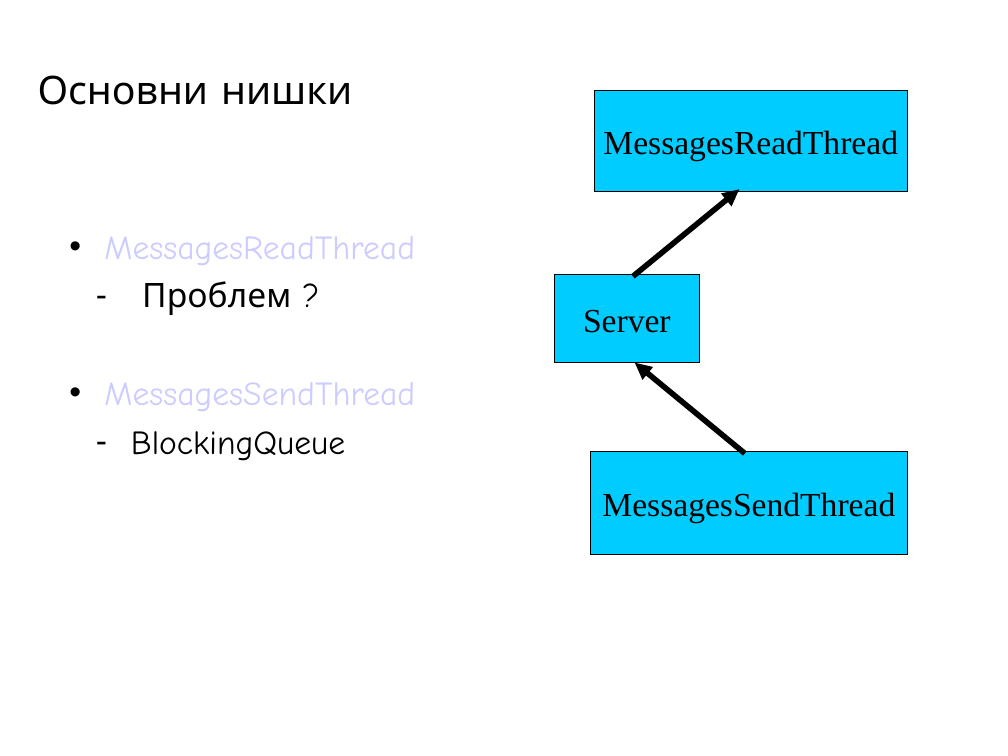
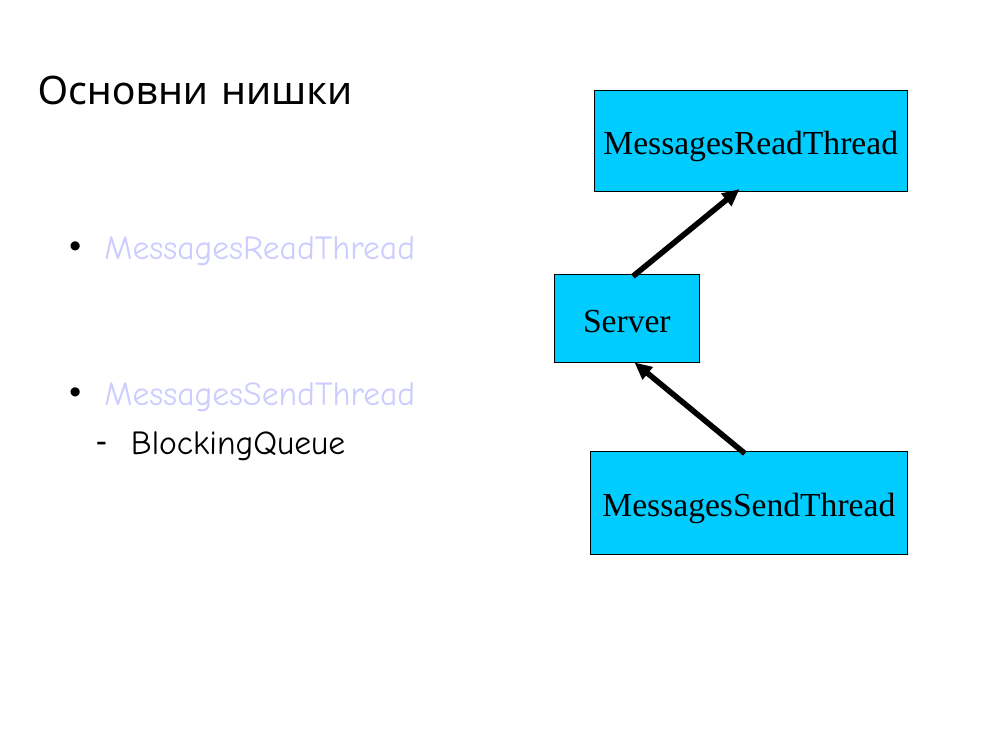
Before and after one commit to sukkw/java_course, a slide deck: slide 15 of ServerSide/chat.ppt (slide 18 before the commit). Drawn at 1008x756 pixels with LibreOffice and Linux fonts; fonts in the diff are those of the drawing; background and template pictures are left out. Boxes give left, top, right and bottom in pixels: in the first picture for what was removed or moved away, otherwise in the second. Text is boxed around its words. In the diff, an @@ line names an element or a change of style, - is before the commit and + after.

```diff
--- a/ServerSide/chat.ppt
+++ b/ServerSide/chat.ppt
@@ text at (142, 281, 291, 315): paragraph removed @@
-  – Проблем ?
```
Also in this commit, not shown: 1 other slide changed, 3 slides removed, 2 other files.
